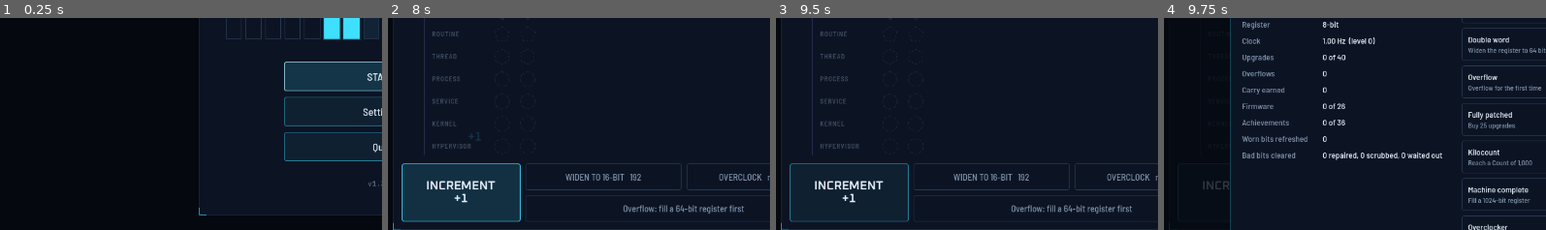
Above: before the commit, frames 1-4 (left to right).
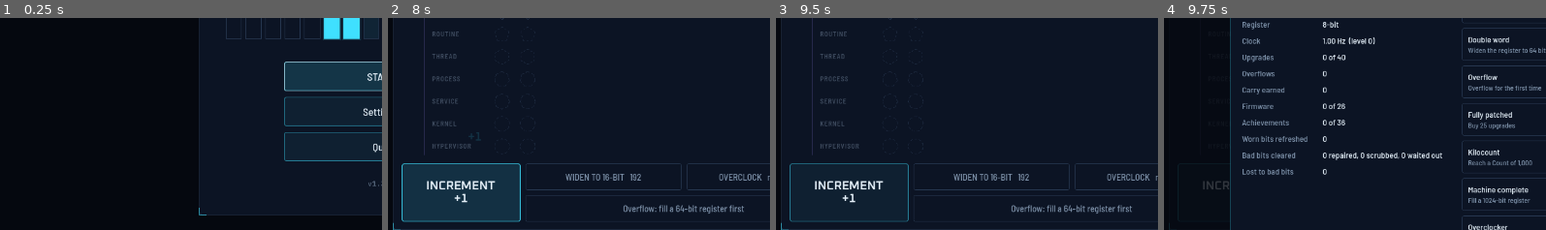
Above: after the commit, the same moments.

Repository: MrM1y4g1/Incrementer
Game: Godot game, scene res://ui/main.tscn
Two runs of this game, one before a commit and one after it. Both use one fixed random seed, a clock stepped at 60 frames per second and the inputs below.
Inputs:
- Up to frame 1 (0.25 s): no input
- Up to frame 2 (8 s): click "Upgrades" at 0.5 s; click "START" at 1.25 s; click "INCREMENT +1" at 2 s; click "Parts" at 2.75 s; click "×1" at 3.5 s; click "×10" at 4.25 s; click "Max" at 5 s; click "Stats" at 5.75 s; click "Got it" at 6.5 s; click "INCREMENT +1" at 7.25 s
- Up to frame 3 (9.5 s): click "Parts" at 8 s; click "Upgrades" at 8.75 s
- Up to frame 4 (9.75 s): click "Stats" at 9.5 s
The pictures show only the part of the screen within x 0-50%, y 37-87%; the shares and areas given below are measured in that part.

Frames 1-3 are identical in both runs. In frame 4, 0.2% of the frame differs, in the area x 20-43%, y 70-74%.

Commit message:
Take a bad bit's value out of the Count when it held a 1
A bit that goes bad while it holds a 1 costs the Count what that bit was
worth. The loss rises in red over the register, Stats keep a total, and
the run log records it. A player who never refreshes is printed by the
pacing check but no longer checked: bad bits may pile up.

Co-Authored-By: Claude Opus 5.5 <noreply@anthropic.com>

Diff:
--- a/core/economy.gd
+++ b/core/economy.gd
@@ -497,13 +497,26 @@
 	return rng
 
 
-## A worn bit goes bad. A new lowest bad bit starts its own wait to scrub itself.
+## A worn bit goes bad. If it held a 1 in the Count, the Count loses that bit's value: the storage that held
+## it is gone. A new lowest bad bit starts its own wait to scrub itself.
 static func _go_bad(state: GameState, bit: int) -> void:
+	var lost := 0.0
+	if is_bit_set(state.count, bit):
+		lost = pow(2.0, bit)
+		state.count = maxf(0.0, state.count - lost)
+		state.count_lost = minf(Formulas.MAX_FLOAT, state.count_lost + lost)
 	if state.bad_bits.is_empty() or bit < state.bad_bits[0]:
 		state.blocked_time = 0.0
 	state.bad_bits.append(bit)
 	state.bad_bits.sort()
-	state.record("bad bit", bit)
+	state.record("bad bit", {"bit": bit, "lost": lost})
+
+
+## True when `bit` is 1 in `value`. Bits below a large value's float precision always read 0.
+static func is_bit_set(value: float, bit: int) -> bool:
+	if value < 1.0:
+		return false
+	return fmod(floor(value / pow(2.0, bit)), 2.0) >= 1.0
 
 
 static func _clear_wear(state: GameState) -> void:
--- a/core/game_state.gd
+++ b/core/game_state.gd
@@ -60,6 +60,8 @@
 var faults_waited := 0
 ## Worn bits the player refreshed before they went bad, over the whole save.
 var faults_refreshed := 0
+## Count lost over the whole save to bits that went bad while they held a 1.
+var count_lost := 0.0
 ## Tutorial steps already shown (see Tutorial).
 var tutorial: Array[String] = []
 ## The run log, oldest first: [play seconds, kind, detail]. See RunLog for the kinds.
@@ -134,6 +136,7 @@
 		"faults_scrubbed": faults_scrubbed,
 		"faults_waited": faults_waited,
 		"faults_refreshed": faults_refreshed,
+		"count_lost": count_lost,
 		"tutorial": tutorial.duplicate(),
 		"events": events.duplicate(true),
 	}
@@ -165,6 +168,7 @@
 	s.faults_scrubbed = maxi(0, int(data.get("faults_scrubbed", 0)))
 	s.faults_waited = maxi(0, int(data.get("faults_waited", 0)))
 	s.faults_refreshed = maxi(0, int(data.get("faults_refreshed", 0)))
+	s.count_lost = clampf(float(data.get("count_lost", 0.0)), 0.0, Formulas.MAX_FLOAT)
 	s.wear_due = maxf(-1.0, float(data.get("wear_due", -1.0)))
 	s.wear_started = maxi(0, int(data.get("wear_started", 0)))
 	var saved_bad_bits: Variant = data.get("bad_bits", [])
--- a/core/run_log.gd
+++ b/core/run_log.gd
@@ -17,7 +17,7 @@
 ##   autobuy      an autobuyer switch; detail is "<switch> on" or "<switch> off"
 ##   setting      a switch that changes play; detail is "bad bits on" or "bad bits off"
 ##   refresh      a worn bit refreshed before it went bad; detail is {"bit": bit, "after": seconds worn}
-##   bad bit      a worn bit went bad; detail is the bit
+##   bad bit      a worn bit went bad; detail is {"bit": bit, "lost": Count lost because the bit held a 1}
 ##   blocked      the lowest bad bit started holding the Count; detail is the bit
 ##   repair       a bad bit repaired with Count; detail is the bit
 ##   scrub        a bad bit scrubbed by solving its puzzle; detail is the bit
--- a/core/save_codec.gd
+++ b/core/save_codec.gd
@@ -9,7 +9,7 @@
 ##   3  M3: adds the run fields, Carry, Firmware, Overflows, run history, autobuyer switches and the ending
 ##   4  1.1.0: adds the run log (events)
 ##   5  1.2.0: adds bad bits (run seed, bad bits, blocked time, the switch and the counts)
-##   6  1.4.0: adds worn bits (wearing, wear due, wear started, refreshed count) and the tutorial
+##   6  1.4.0: adds worn bits (wearing, wear due, wear started, refreshed count, Count lost) and the tutorial
 
 const VERSION := 6
 
@@ -134,6 +134,7 @@
 	state["wear_due"] = -1.0
 	state["wear_started"] = 0
 	state["faults_refreshed"] = 0
+	state["count_lost"] = 0.0
 	# Someone who has already played knows how to count, buy and upgrade. Worn bits are new to everyone,
 	# so their tutorial steps still show.
 	var played := int(state.get("total_clicks", 0)) > 0 or float(state.get("total_produced", 0.0)) > 0.0 or int(state.get("overflows", 0)) > 0
--- a/tests/test_faults.gd
+++ b/tests/test_faults.gd
@@ -137,7 +137,8 @@
 	for event: Array in s.events:
 		if event[1] != "bad bit":
 			continue
-		var bit := int(event[2])
+		var detail: Dictionary = event[2]
+		var bit := int(detail["bit"])
 		check(bit >= 0 and bit < 64, "bit %d is in the register" % bit)
 		if bit < 16:
 			low += 1
@@ -167,6 +168,47 @@
 	Economy.advance(s, content, Formulas.WEAR_SECONDS / 2.0)
 	check(not s.wearing.has(5), "no longer wearing")
 	check_eq(s.bad_bits, [5], "it went bad")
+	check_eq(s.count_lost, 0.0, "it held a 0, so nothing was lost")
+
+
+func test_a_bit_that_goes_bad_holding_a_1_takes_its_value() -> void:
+	var content := Fixtures.content()
+	var s := GameState.new()
+	s.register_bits = 16
+	s.wear_due = 10000.0
+	s.count = 1000.0
+	# 1000 is 1111101000 in binary: bit 5 is 1, bit 4 is 0.
+	s.wearing[5] = Formulas.WEAR_SECONDS - 1.0
+	s.wearing[4] = Formulas.WEAR_SECONDS - 1.0
+	Economy.advance(s, content, 1.0)
+	check_eq(s.bad_bits, [4, 5])
+	check_eq(s.count, 968.0, "bit 5 took its 32 with it")
+	check_eq(s.count_lost, 32.0)
+	var logged := {}
+	for event: Array in s.events:
+		if event[1] == "bad bit":
+			logged[int(event[2]["bit"])] = float(event[2]["lost"])
+	check_eq(logged, {4: 0.0, 5: 32.0}, "the run log says what each bit lost")
+
+
+func test_losing_the_top_bit_drops_the_count_below_it() -> void:
+	var content := Fixtures.content()
+	var s := GameState.new()
+	s.register_bits = 16
+	s.wear_due = 10000.0
+	s.count = 1000.0
+	s.wearing[9] = Formulas.WEAR_SECONDS
+	Economy.advance(s, content, 0.01)
+	check_eq(s.count, 488.0, "1000 - 512")
+	check(not Economy.is_blocked(s), "below the bad bit, so it can grow again")
+	Economy.add_count(s, 1000.0)
+	check_eq(s.count, 511.0, "up to just under bit 9")
+
+
+func test_is_bit_set() -> void:
+	check(Economy.is_bit_set(5.0, 0) and not Economy.is_bit_set(5.0, 1) and Economy.is_bit_set(5.0, 2), "5 is 101")
+	check(not Economy.is_bit_set(pow(2.0, 80), 3), "bits below a large value's precision read 0")
+	check(Economy.is_bit_set(Formulas.MAX_FLOAT, 1023), "the top bit of the largest float")
 
 
 func test_refreshing_saves_a_worn_bit() -> void:
--- a/ui/main.gd
+++ b/ui/main.gd
@@ -62,6 +62,7 @@
 var _faults_cleared := -1
 var _bad_seen := -1
 var _wear_seen := -1
+var _lost_seen := -1.0
 var _was_blocked := false
 
 # The tutorial: the step whose card is open, the step whose hint is showing, and whether it's off
@@ -103,6 +104,7 @@
 	_faults_cleared = -1
 	_bad_seen = -1
 	_wear_seen = -1
+	_lost_seen = -1.0
 
 	var timer := Timer.new()
 	timer.wait_time = REFRESH_SECONDS
@@ -774,11 +776,17 @@
 		Audio.play("wear", 0.0)
 	if _faults_cleared >= 0 and cleared > _faults_cleared:
 		_register.flash(Color(Palette.CYAN, 0.5))
+	# A bit that held a 1 took its value with it: show what the Count lost.
+	if _lost_seen >= 0.0 and state.count_lost > _lost_seen:
+		var rect := _register.get_global_rect()
+		_fx.float_text(rect.get_center(), "-%s" % NumberFormat.amount(state.count_lost - _lost_seen), Palette.FAULT)
+		_register.flash(Color(Palette.FAULT, 0.35))
 	if _scrub_panel.visible and _scrub_panel.bit != Economy.next_fault(state):
 		_close_overlays()
 	_faults_cleared = cleared
 	_bad_seen = state.bad_bits.size()
 	_wear_seen = state.wear_started
+	_lost_seen = state.count_lost
 	_was_blocked = blocked
 
 
@@ -997,11 +1005,25 @@
 			var bit := -1
 			for worn: int in state.wearing:
 				bit = worn
-			return ["A bit is wearing out", "The machine's storage is old. Bit %d has started to wear: it glows amber, turns red, and %d seconds later it goes bad.\n\nClick the bit, or press REFRESH unde …(119 unchanged characters)…
+			return ["A bit is wearing out", "The machine's storage is old. Bit %d has started to wear: it glows amber, turns red, and %d seconds later it goes bad. If it holds a 1 then, the Count loses what that bit was worth.\n\nClick the bit, or press REFRESH unde …(119 unchanged characters)…
 				bit, roundi(Formulas.WEAR_SECONDS)]]
 		"bad bit":
-			return ["A bit has gone bad", "Bit %d went bad before it was refreshed. The Count can't grow past a bad bit: it stops just below it, or if it's already higher, it stops growing.\n\nREPAIR the bit with Count, SCRUB it for free by solving a small parity puzzle, or wait: %d seconds after it starts holding the Count, it scrubs itself." % [
-				Economy.next_fault(state), roundi(state.scrub_seconds)]]
+			var fault := Economy.next_fault(state)
+			var lost := ""
+			# The run log says whether the bit held a 1 when it went bad.
+			for k: int in range(state.events.size() - 1, -1, -1):
+				var event: Array = state.events[k]
+				if event[1] != "bad bit" or not event[2] is Dictionary:
+					continue
+				var detail: Dictionary = event[2]
+				if int(detail.get("bit", -1)) != fault:
+					continue
+				var amount := float(detail.get("lost", 0.0))
+				if amount > 0.0:
+					lost = " It held a 1, so the Count lost %s." % NumberFormat.amount(amount)
+				break
+			return ["A bit has gone bad", "Bit %d went bad before it was refreshed.%s The Count can't grow past a bad bit: it stops just below it, or if it's already higher, it stops growing.\n\nREPAIR the bit with Count, SCRUB it for free by solving a parity puzzle, or wait: %d seconds after it starts holding the Count, it scrubs itself." % [
+				fault, lost, roundi(state.scrub_seconds)]]
 	return ["", ""]
 
 
--- a/ui/register_display.gd
+++ b/ui/register_display.gd
@@ -138,7 +138,7 @@
 	elif bit > magnitude:
 		color = Color(0, 0, 0, 0)
 	elif bit >= exact_from:
-		color = Palette.CYAN if _is_set(_value, bit) else Color(Palette.CYAN, 0.08)
+		color = Palette.CYAN if Economy.is_bit_set(_value, bit) else Color(Palette.CYAN, 0.08)
 	else:
 		# Below float precision: a gentle shimmer instead of fake digits.
 		var noise := float(((bit * 7919 + tick * 104729) % 97)) / 97.0
@@ -215,9 +215,3 @@
 			var distance := minf(absf(px - py), absf(px + py - side)) / sqrt(2.0)
 			image.set_pixel(x, y, Color(1, 1, 1, clampf(2.2 - distance, 0.0, 1.0)))
 	return ImageTexture.create_from_image(image)
-
-
-static func _is_set(value: float, bit: int) -> bool:
-	if value < 1.0:
-		return false
-	return fmod(floor(value / pow(2.0, bit)), 2.0) >= 1.0
--- a/ui/stats_panel.gd
+++ b/ui/stats_panel.gd
@@ -4,7 +4,7 @@
 
 signal closed
 
-const STAT_NAMES: PackedStringArray = ["Played", "This run", "Clicks", "Peak Count", "Total counted", "Register", "Clock", "Upgrades", "Overflows", "Carry earned", "Firmware", "Achievements", "Worn bits refreshed", "Bad bits cleared"]
+const STAT_NAMES: PackedStringArray = ["Played", "This run", "Clicks", "Peak Count", "Total counted", "Register", "Clock", "Upgrades", "Overflows", "Carry earned", "Firmware", "Achievements", "Worn bits refreshed", "Bad bits cleared", "Lost to bad bits"]
 
 var _values := {}
 var _cells := {}
@@ -92,6 +92,7 @@
 	_set_stat("Achievements", "%d of %d" % [unlocked, content.achievements.size()])
 	_set_stat("Worn bits refreshed", str(state.faults_refreshed))
 	_set_stat("Bad bits cleared", "%d repaired, %d scrubbed, %d waited out" % [state.faults_repaired, state.faults_scrubbed, state.faults_waited])
+	_set_stat("Lost to bad bits", NumberFormat.amount(state.count_lost))
 	_summary.text = "ACHIEVEMENTS  ·  %d UNLOCKED  ·  +%d%% OUTPUT" % [unlocked, roundi(unlocked * Formulas.ACHIEVEMENT_BONUS * 100.0)]
 	for id: StringName in _cells:
 		var cell: PanelContainer = _cells[id]
Binary file changed: docs/screenshots/2026-10-19-v140-03-tutorial-wear.png
Binary file changed: docs/screenshots/2026-10-19-v140-05-tutorial-bad-bit.png
Not shown, changed: README.md
Not shown, changed: docs/PROGRESS.md
